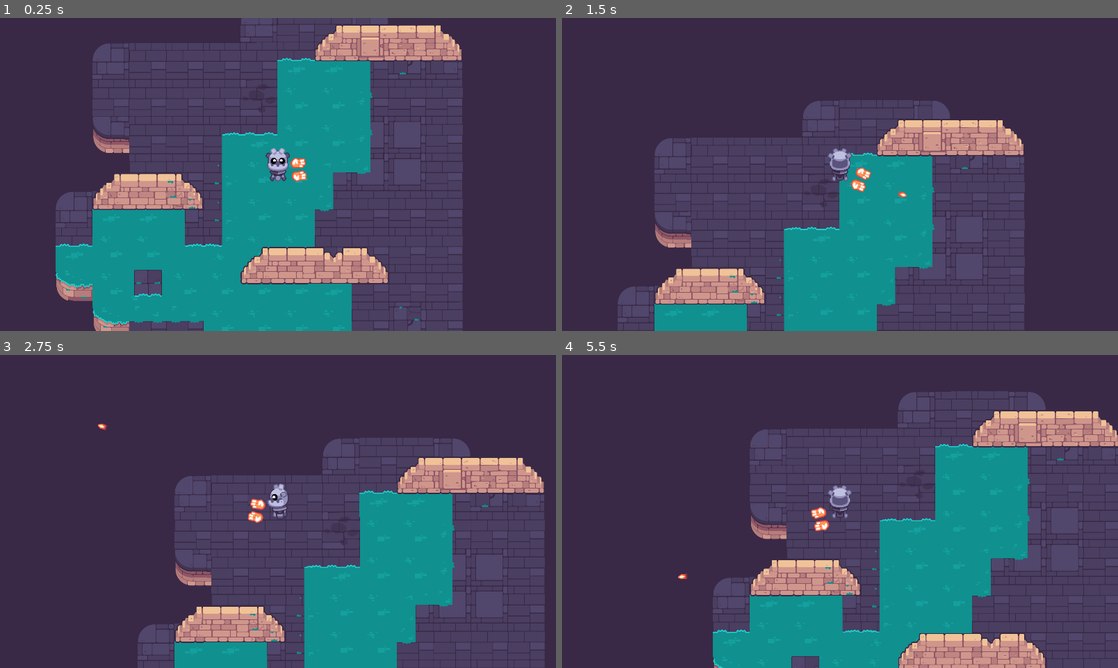
Above: before the commit, frames 1-4 (two rows, left to right).
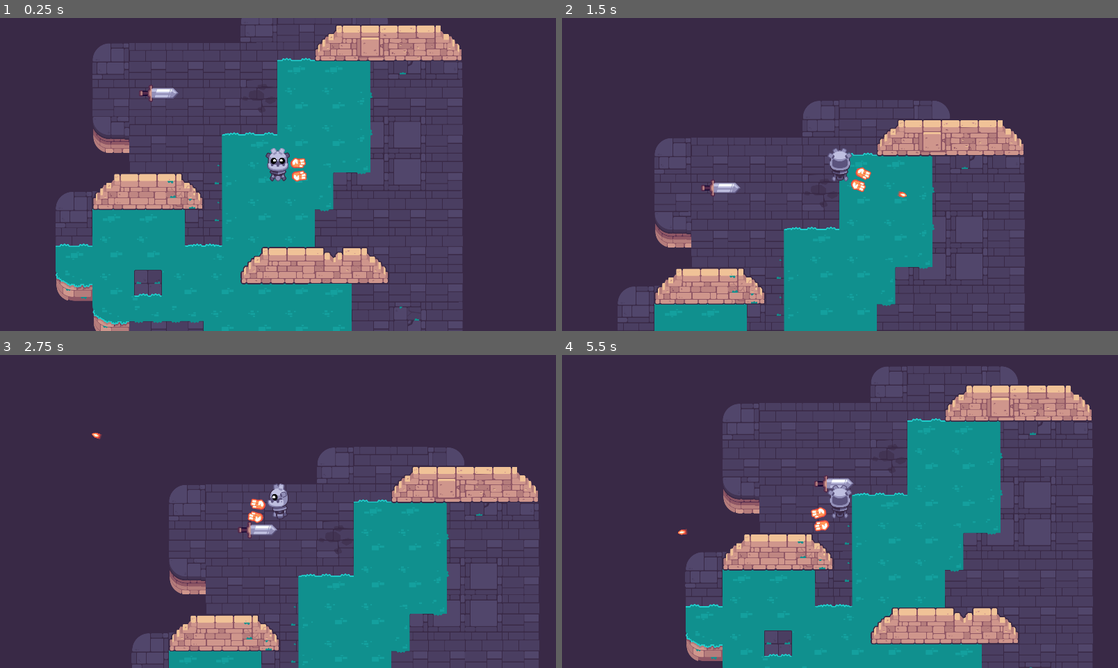
Above: after the commit, the same moments.

Repository: JuliaLui642/Path-of-Sorcerers-Game
Game: Godot game, scene res://test.tscn
The game is run twice, just before and just after one commit, with the same random seed, the same clock (stepped at 60 frames per second) and the same inputs. The project has no main scene, so this scene is started directly.
Inputs (mouse positions are in pixels of both pictures, inside the frame that each line leads up to):
- Up to frame 1 (0.25 s): no input
- Up to frame 2 (1.5 s): tap Enter at 0.5 s; move the mouse to (812, 237) at 0.52 s; hold Up (move_up) 0.53-1.25 s; click (812, 237) at 0.6 s; tap Space at 0.77 s; drag from (1006, 221) to (812, 237) at 1.27 s
- Up to frame 3 (2.75 s): move the mouse to (111, 464) at 2.02 s; hold Left (move_left) from 2.03 s (still down); click (111, 464) at 2.1 s
- Up to frame 4 (5.5 s): release Left (move_left) at 2.75 s; drag from (867, 511) to (673, 464) at 2.77 s; move the mouse to (756, 433) at 3.52 s; hold Down (move_down) 3.53-4.25 s; click (756, 433) at 3.6 s; tap Space at 3.77 s; drag from (962, 495) to (756, 433) at 4.27 s; move the mouse to (728, 527) at 5.02 s; hold Up (move_up) from 5.03 s (still down); click (728, 527) at 5.1 s

The runs differ from the first frame. In frame 1, 0.2% of the frame differs, in the area x 25-33%, y 21-27%; in frame 2, 0.2%; in frame 3, 12%; in frame 4, 35%, in the area x 20-100%, y 3-100%.

Commit message:
clean file

Diff:
--- a/M10.twin_stick_workbook/mob.tscn
+++ b/M10.twin_stick_workbook/mob.tscn
@@ -7,12 +7,12 @@
 radius = 366.268
 
 [sub_resource type="CircleShape2D" id="CircleShape2D_io6u8"]
-radius = 84.0536
+radius = 69.0072
 
 [node name="Mob" type="CharacterBody2D"]
 motion_mode = 1
 script = ExtResource("1_apkda")
-health = 0
+health = 5
 
 [node name="Detection_Area" type="Area2D" parent="."]
 unique_name_in_owner = true
